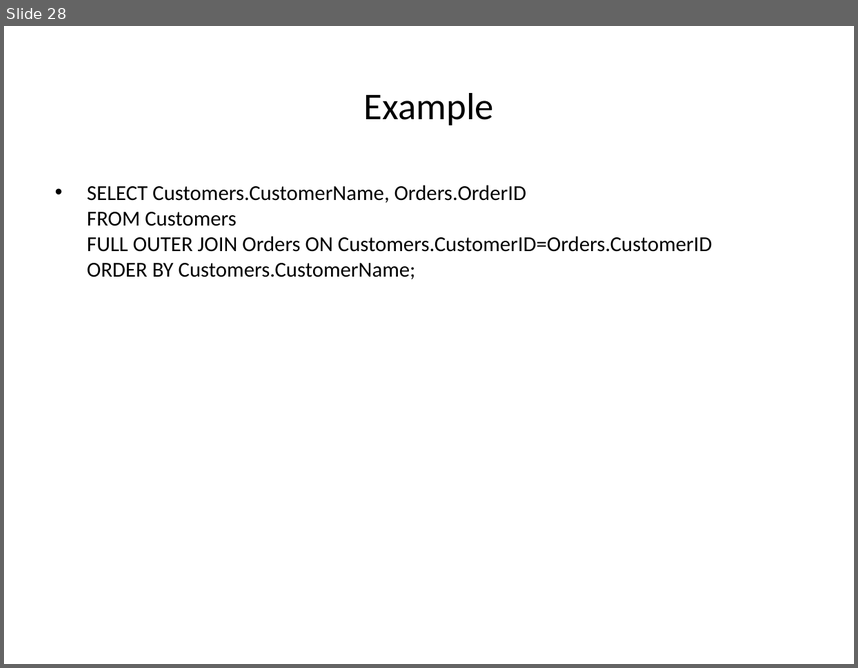
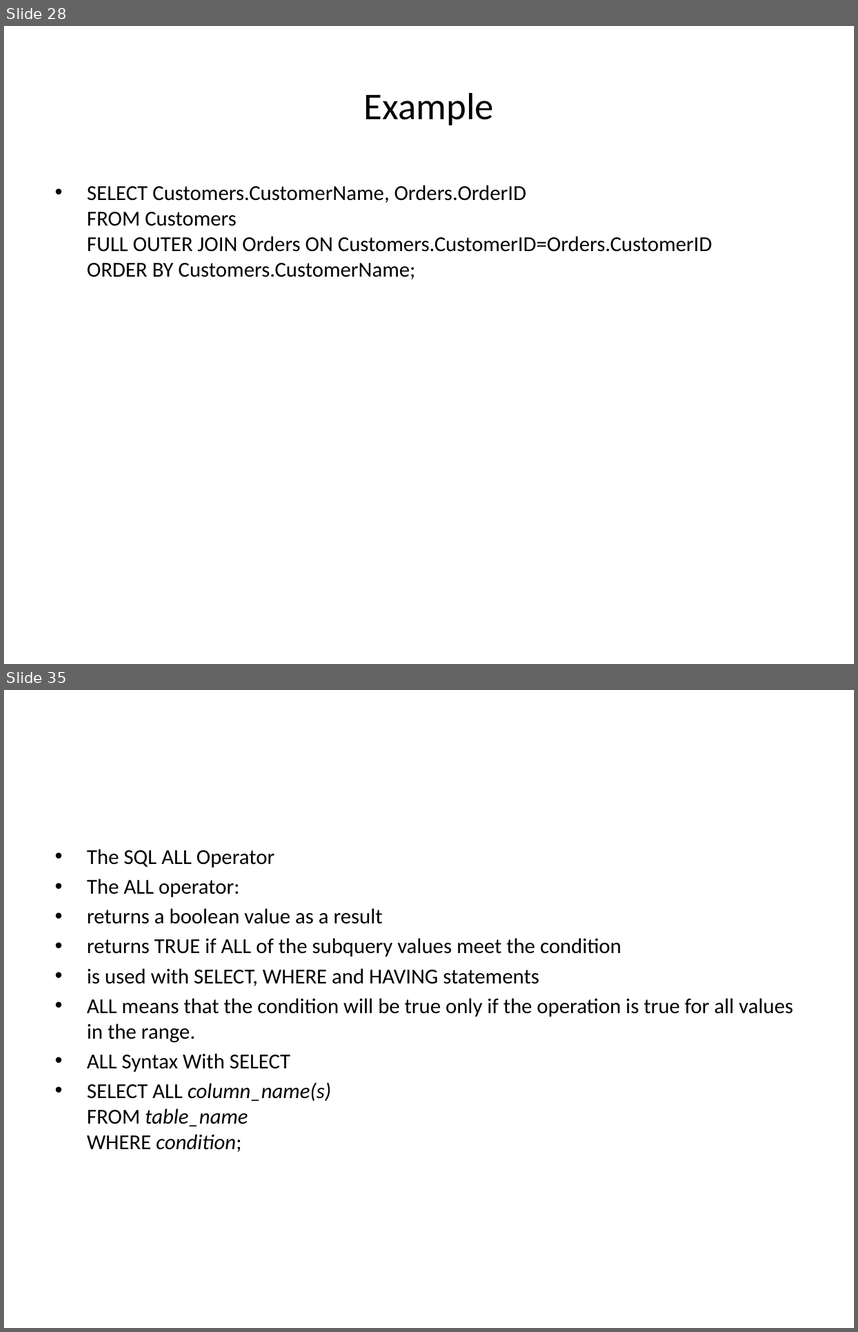
Before and after one commit to goudp4959/Oracle, a slide deck: SQL-latest.pptx. Shown one above the other, each under a label of ours: slide 28 before the commit, slides 28 and 35 after it; the slides between them are not shown. The pictures are 858x668 and 858x1332 pixels, drawn with LibreOffice and Linux fonts; fonts in the diff are those of the drawing. Boxes give left, top, right and bottom in pixels: in the first picture for what was removed or moved away, otherwise in the second. Text is boxed around its words. In the diff, an @@ line names an element or a change of style, - is before the commit and + after.

```diff
--- a/SQL-latest.pptx
+++ b/SQL-latest.pptx
@@ slide 35 added at [4, 690, 854, 1328], background #FFFFFF @@
@@ text added at [87, 849, 793, 1152], 18 pt, text #000000 @@
+• The SQL ALL Operator
+• The ALL operator:
+• returns a boolean value as a result
+• returns TRUE if ALL of the subquery values meet the condition
+• is used with SELECT, WHERE and HAVING statements
+• ALL means that the condition will be true only if the operation is true for all values in the range.
+• ALL Syntax With SELECT
+• SELECT ALL column_name(s)
+  FROM table_name
+  WHERE condition;
```
Also in this commit, not shown: 7 other slides added.
